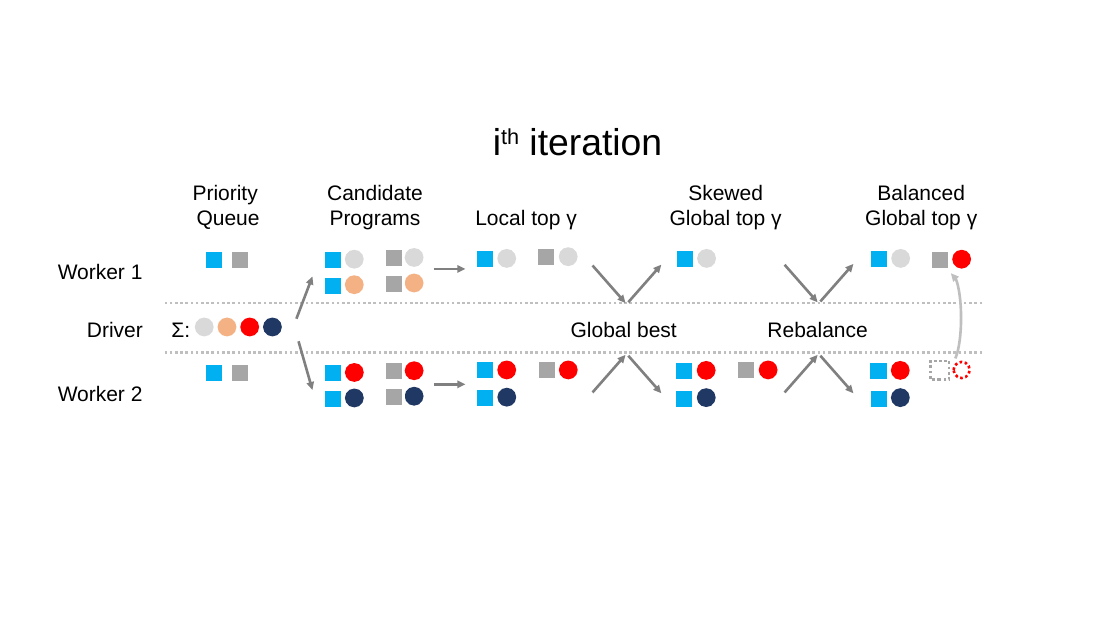
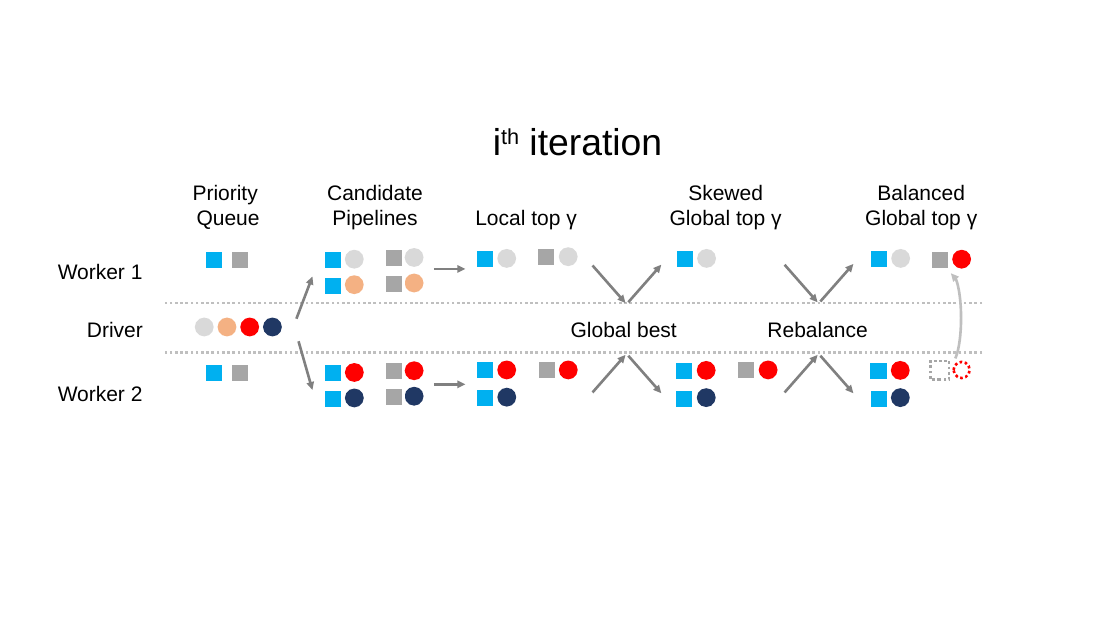
Before and after one commit to sjyk/alphaclean-paper, a slide deck: slide 3 of figures/figs.pptx. Drawn at 1120x630 pixels with LibreOffice and Linux fonts; fonts in the diff are those of the drawing. Boxes give left, top, right and bottom in pixels: in the first picture for what was removed or moved away, otherwise in the second. Text is boxed around its words. In the diff, an @@ line names an element or a change of style, - is before the commit and + after.

```diff
--- a/figures/figs.pptx
+++ b/figures/figs.pptx
@@ text at (332,209,417,229): text changed @@
-Programs
+Pipelines
@@ text removed at (171,322,190,337) @@
-Σ:
```
Also in this commit, not shown: 2 other files.
